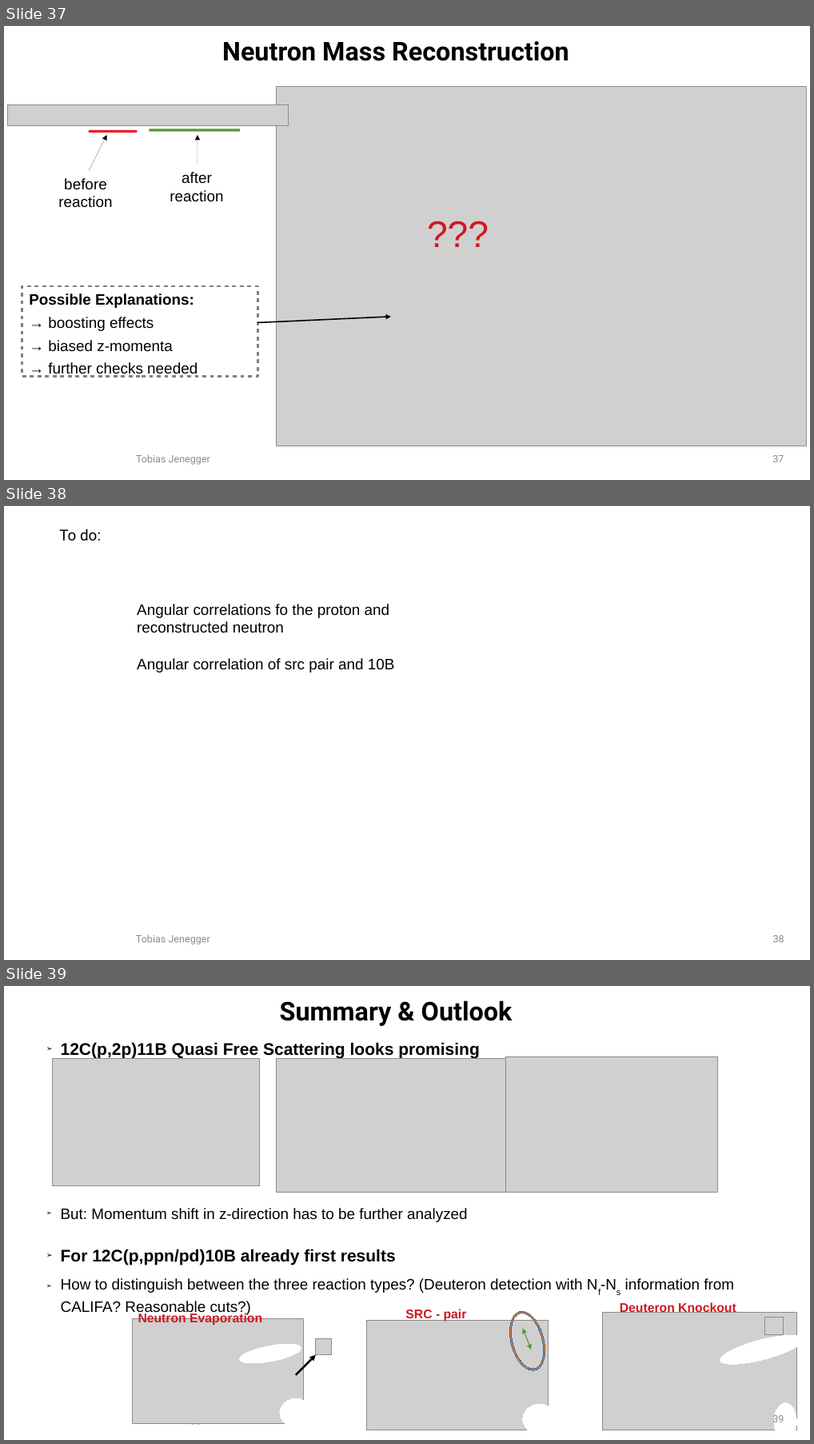
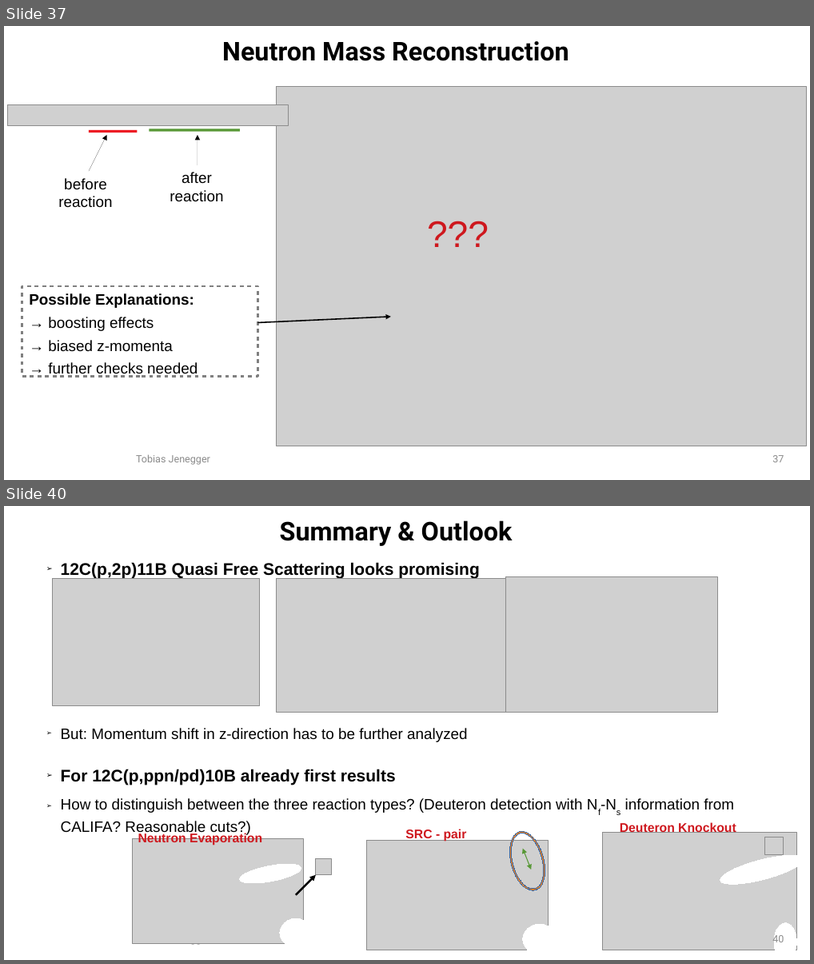
Before and after one commit to jenegger/2021_psi_pres, a slide deck: analysis.odp. Shown one above the other, each under a label of ours: slides 37, 38 and 39 before the commit, slides 37 and 40 after it; the slides between them are not shown. The pictures are 814x1444 and 814x964 pixels, drawn with LibreOffice and Linux fonts; fonts in the diff are those of the drawing; grey boxes stand for pictures; background and template pictures are left out. Boxes give left, top, right and bottom in pixels: in the first picture for what was removed or moved away, otherwise in the second. Text is boxed around its words. In the diff, an @@ line names an element or a change of style, - is before the commit and + after.

```diff
--- a/analysis.odp
+++ b/analysis.odp
@@ slide 38 removed at [4,506,810,960], background #FFFFFF @@
@@ title removed at [59,528,101,540] @@
-To do:
@@ text removed at [137,604,395,672] @@
-Angular correlations fo the proton and reconstructed neutron
-Angular correlation of src pair and 10B
@@ text removed at [136,935,210,944] @@
-Tobias Jenegger
@@ page number removed at [774,935,785,942] @@
-38
@@ what was slide 39 is now slide 40 @@
@@ page number at [773,932,784,945]: text changed @@
-39
+40
```
Also in this commit, not shown: 3 slides added, 7 other files.
